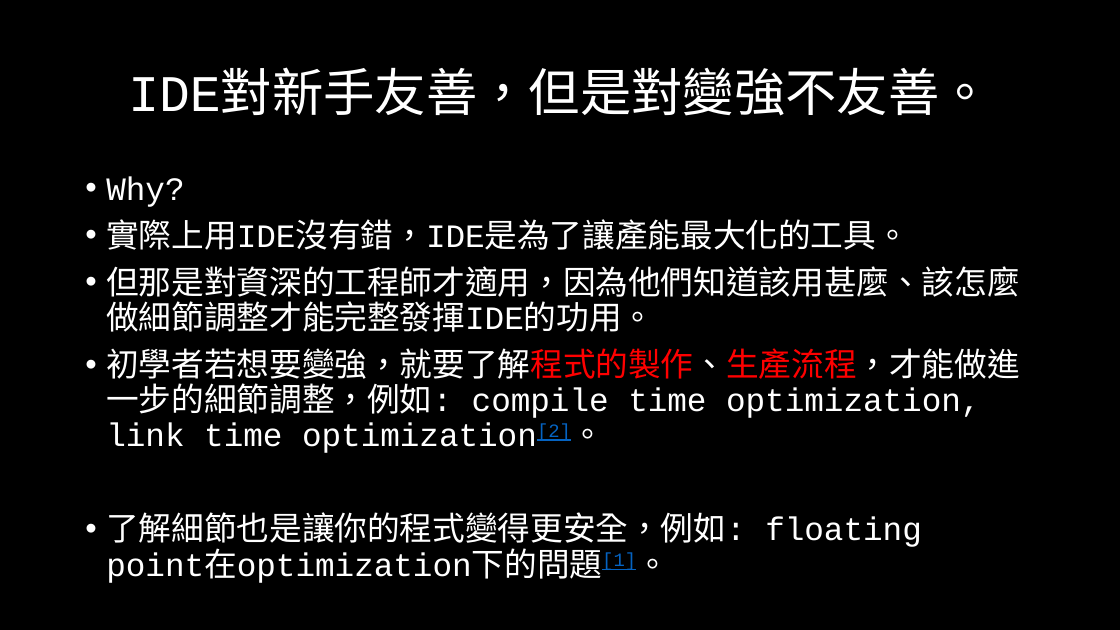
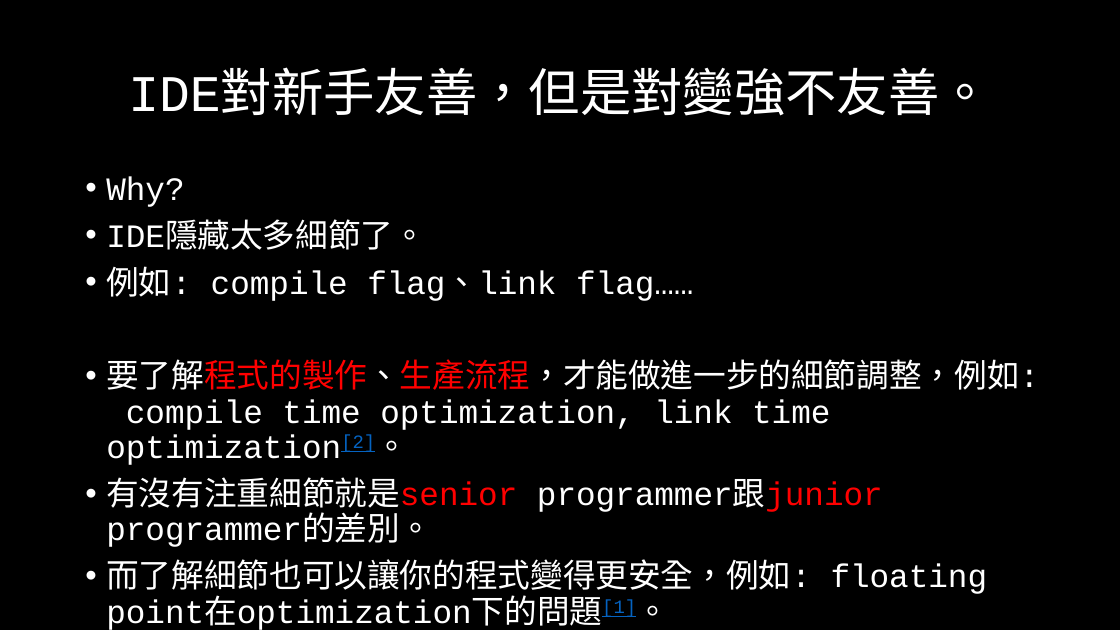
Before and after one commit to OEmiliatanO/those_c_prog_didnt_teach, a slide deck: slide 9 of Ch1/Ch1-basic.pptx (slide 10 before the commit). Drawn at 1120x630 pixels with LibreOffice and Linux fonts; fonts in the diff are those of the drawing. Boxes give left, top, right and bottom in pixels: in the first picture for what was removed or moved away, otherwise in the second. Text is boxed around its words. In the diff, an @@ line names an element or a change of style, - is before the commit and + after.

```diff
--- a/Ch1/Ch1-basic.pptx
+++ b/Ch1/Ch1-basic.pptx
@@ text at (106,223,1039,630): text changed @@
-• 實際上用IDE沒有錯，IDE是為了讓產能最大化的工具。
-• 但那是對資深的工程師才適用，因為他們知道該用甚麼、該怎麼做細節調整才能完整發揮IDE的功用。
-• 初學者若想要變強，就要了解程式的製作、生產流程，才能做進一步的細節調整，例如: compile time optimization, link time optimization[2]。
-• 了解細節也是讓你的程式變得更安全，例如: floating point在optimization下的問題[1]。
+• IDE隱藏太多細節了。
+• 例如: compile flag、link flag……
+• 要了解程式的製作、生產流程，才能做進一步的細節調整，例如: compile time optimization, link time optimization[2]。
+• 有沒有注重細節就是senior programmer跟junior programmer的差別。
+• 而了解細節也可以讓你的程式變得更安全，例如: floating point在optimization下的問題[1]。
```
Also in this commit, not shown: 8 other slides changed, 1 slide added, 5 slides removed, 1 other file.
